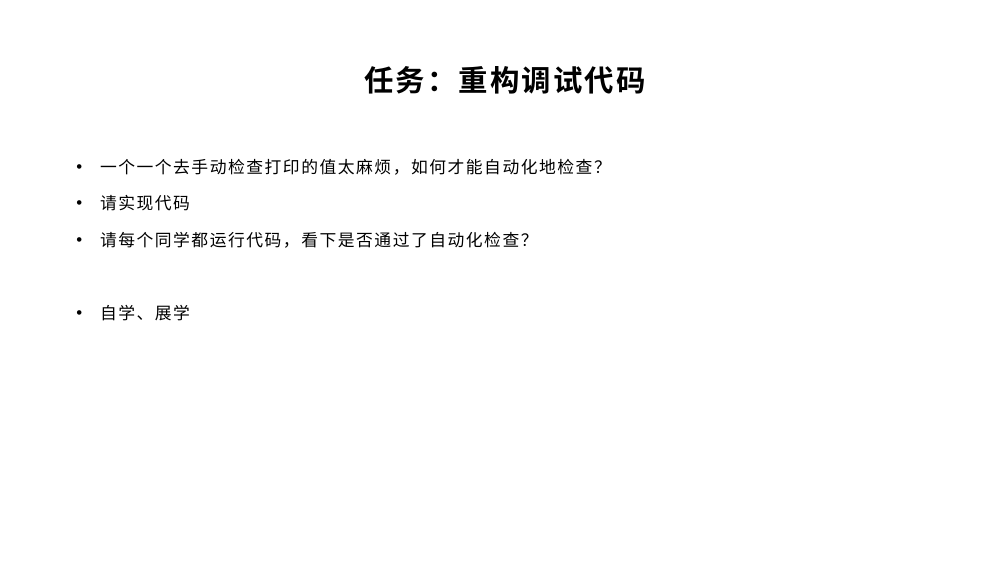
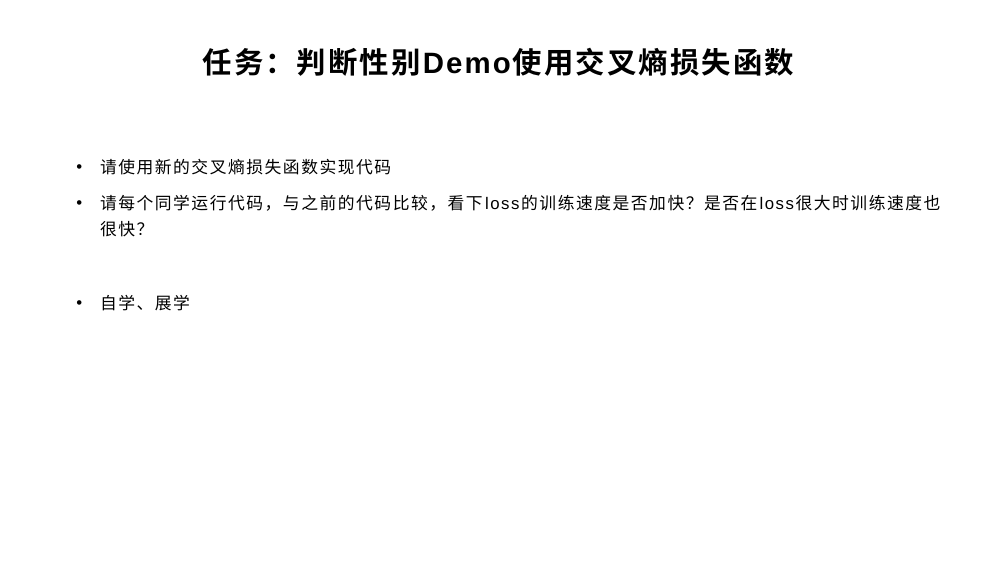
Before and after one commit to yyc-git/DeepLearningEdu, a slide deck: slide 12 of lessons/6_softmax/ppt/使用交叉熵损失函数和Softmax激活函数.pptx (slide 20 before the commit). Drawn at 1008x567 pixels with LibreOffice and Linux fonts; fonts in the diff are those of the drawing; background and template pictures are left out. Boxes give left, top, right and bottom in pixels: in the first picture for what was removed or moved away, otherwise in the second. Text is boxed around its words. In the diff, an @@ line names an element or a change of style, - is before the commit and + after.

```diff
--- a/lessons/6_softmax/ppt/使用交叉熵损失函数和Softmax激活函数.pptx
+++ b/lessons/6_softmax/ppt/使用交叉熵损失函数和Softmax激活函数.pptx
@@ title at (203, 48, 794, 76): text changed @@
-任务：重构调试代码
+任务：判断性别Demo使用交叉熵损失函数
@@ text at (100, 159, 757, 211): text changed @@
-• 一个一个去手动检查打印的值太麻烦，如何才能自动化地检查？
-• 请实现代码
-• 请每个同学都运行代码，看下是否通过了自动化检查？
+• 请使用新的交叉熵损失函数实现代码
+• 请每个同学运行代码，与之前的代码比较，看下loss的训练速度是否加快？是否在loss很大时训练速度也很快？
```
Also in this commit, not shown: 11 other slides changed, 9 slides added, 11 slides removed, 1 other file.
